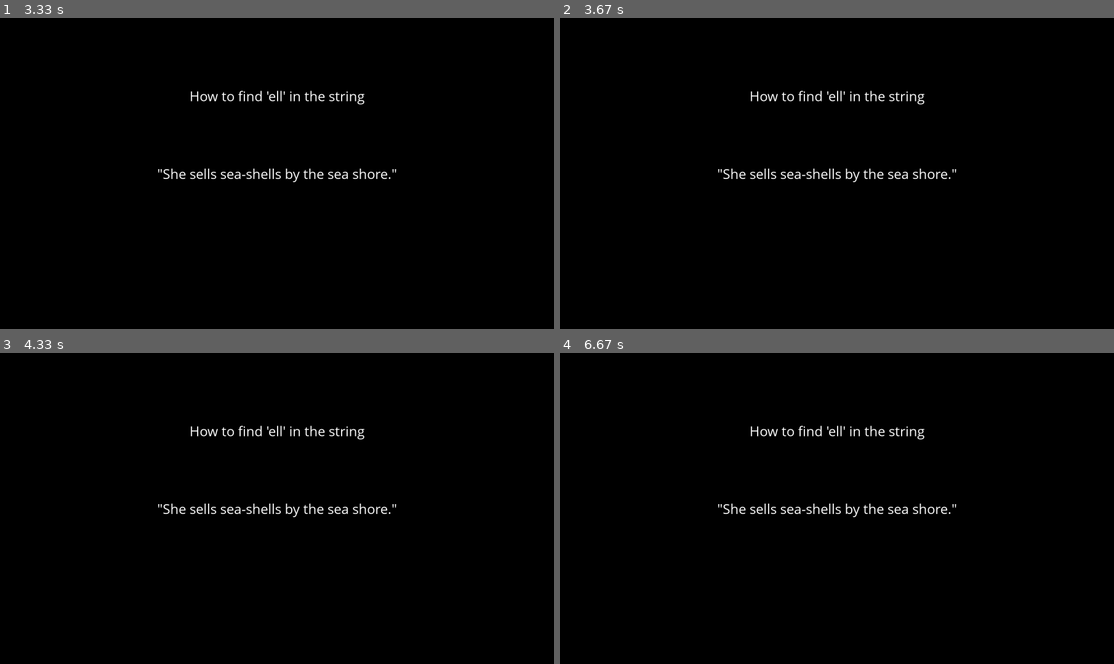
Above: before the commit, frames 1-4 (two rows, left to right).
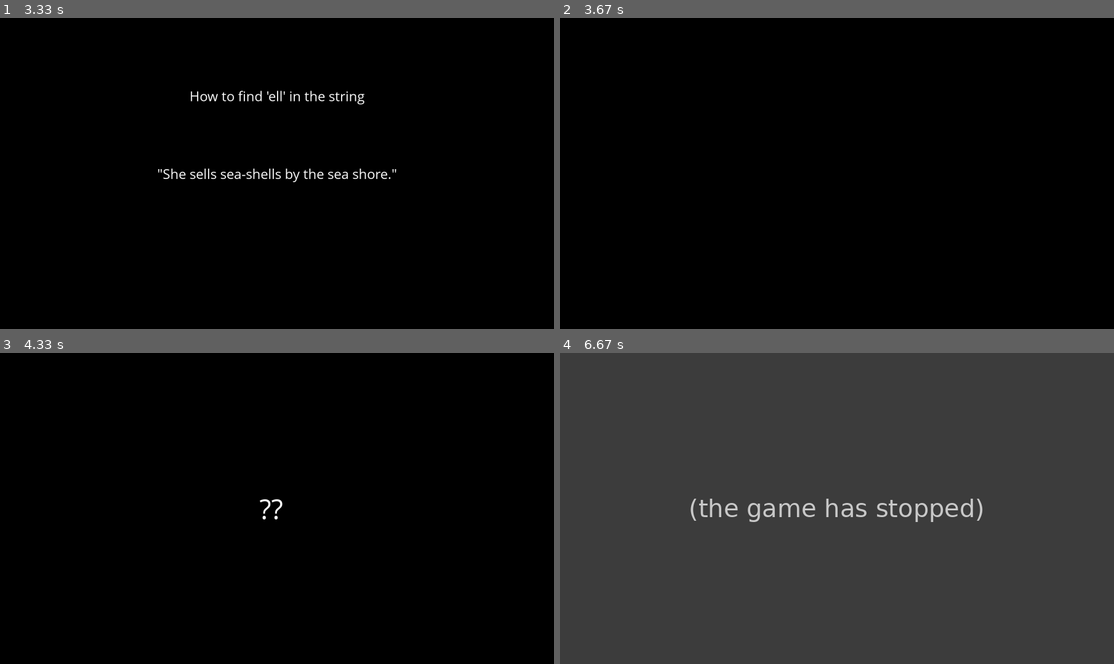
Above: after the commit, the same moments.

Repository: wadsworj/py_vid_generator
Game: pygame game, started from main.py
Same seed, same stepped clock (60 frames per second), same inputs: the game is played once before the commit and once after it.
Inputs:
- Up to frame 1 (3.33 s): no input
- Up to frame 2 (3.67 s): no input
- Up to frame 3 (4.33 s): no input
- Up to frame 4 (6.67 s): no input

Frame 1 is identical in both runs. In frame 2, 0.9% of the frame differs, in the area x 28-72%, y 23-53%; in frame 3, 0.9%; in frame 4, 100%, in the area x 0-100%, y 0-100%.
After the commit the program exited at 6.58 s; later frames show no game.

Commit message:
add second scene and make fixes to support multiple scenes

Diff:
--- a/scene.py
+++ b/scene.py
@@ -8,6 +8,7 @@
         self.elements = []
         self.finished = False
         self.start_time = None
+        self.duration = None
 
     def add_element(self, element):
         self.elements.append(element)
@@ -21,3 +22,6 @@
 
         for element in self.elements:
             element.render(screen, seconds)
+
+        if self.duration <= seconds:
+            self.finished = True
--- a/sceneBuilder.py
+++ b/sceneBuilder.py
@@ -11,6 +11,7 @@
         scene = Scene()
         scene.scene_name = data["scene_name"]
         scene.scene_index = data["scene_index"]
+        scene.duration = data["duration"]
 
         for data_element in data["elements"]:
             element = self.element_builder.build(data_element)
--- a/video.py
+++ b/video.py
@@ -44,7 +44,10 @@
                 self.current_scene.render(self.screen)
 
                 if self.current_scene.finished:
-                    self.current_scene = self.scenes.pop(0)
+                    if self.scenes:
+                        self.current_scene = self.scenes.pop(0)
+                    else:
+                        return
 
 
         # Combine frames to make video
--- a/videoScripts/rabinKarp.json
+++ b/videoScripts/rabinKarp.json
@@ -6,6 +6,7 @@
     {
       "scene_name" : "intro",
       "scene_index" : 1,
+      "duration" : 3.5,
       "elements" :
       [
         {
@@ -33,6 +34,26 @@
           "text_align" : "center"
         }
       ]
+    },
+    {
+      "scene_name" : "questions",
+      "scene_index" : 2,
+      "duration" : 3,
+      "elements" :
+      [
+        {
+          "type" : "TEXT",
+          "name" : "03_questions",
+          "text" : "???",
+          "position" :  [10, 300],
+          "bounding_box" : [10, 10],
+          "duration" : 1,
+          "font_size" : 100,
+          "font_type" : "Comic Sans MS",
+          "start_time" : 0.0,
+          "text_align" : "center"
+        }
+      ]
     }
   ]
 }
